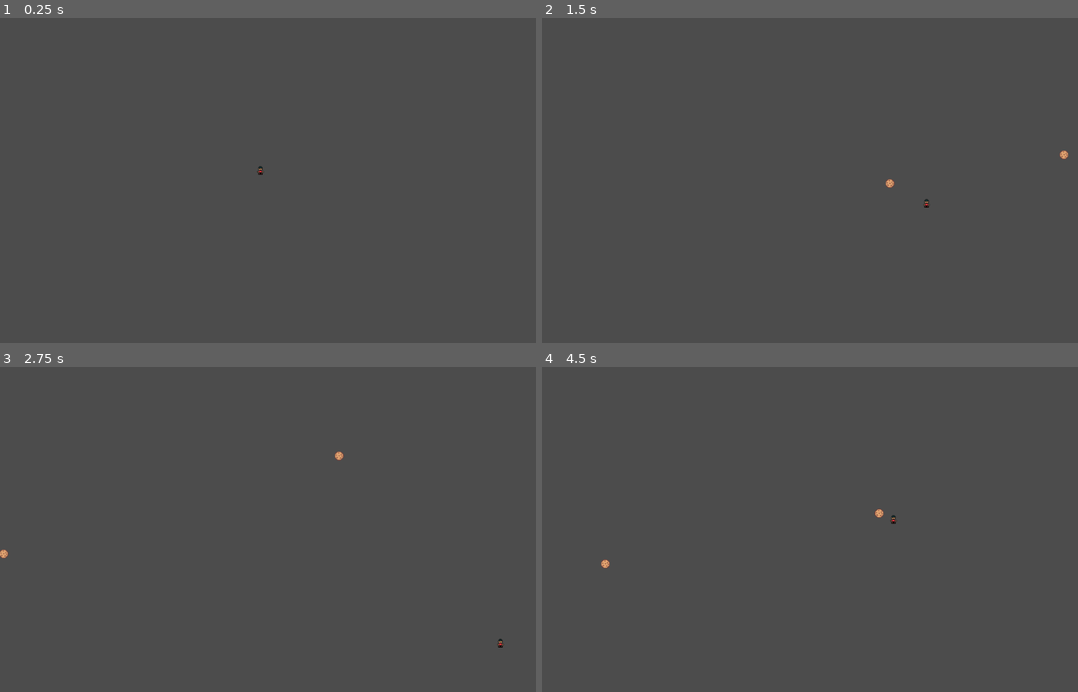
Above: before the commit, frames 1-4 (two rows, left to right).
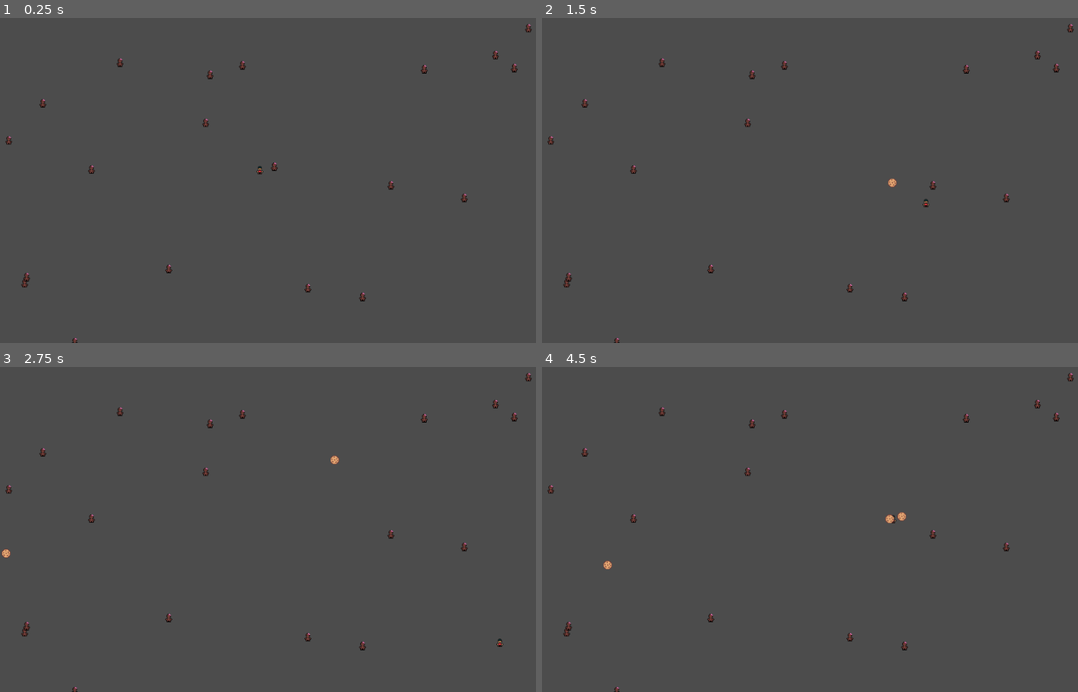
Above: after the commit, the same moments.

Repository: cznrhubarb/feliz-navidead
Game: Godot game, scene res://TestScene.tscn
Same seed, same stepped clock (60 frames per second), same inputs: the game is played once before the commit and once after it.
Inputs (mouse positions are in pixels of both pictures, inside the frame that each line leads up to):
- Up to frame 1 (0.25 s): no input
- Up to frame 2 (1.5 s): tap Enter at 0.5 s; move the mouse to (949, 161) at 0.52 s; press the mouse at (949, 161) at 0.53 s; hold D (move_right) 0.53-1.28 s; move the mouse to (713, 193) at 1.27 s; release the mouse at (713, 193) at 1.28 s; hold S (move_down) from 1.28 s (still down); click (713, 193) at 1.35 s
- Up to frame 3 (2.75 s): move the mouse to (337, 454) at 2.02 s; release S (move_down) at 2.03 s; press the mouse at (337, 454) at 2.03 s; hold D (move_right) from 2.03 s (still down)
- Up to frame 4 (4.5 s): move the mouse to (793, 594) at 2.77 s; release D (move_right) at 2.78 s; release the mouse at (793, 594) at 2.78 s; hold W (move_up) 2.78-3.53 s; click (793, 594) at 2.85 s; tap Space at 3.5 s; move the mouse to (992, 575) at 3.52 s; press the mouse at (992, 575) at 3.53 s; hold A (move_left) from 3.53 s (still down); move the mouse to (654, 477) at 4.27 s; release the mouse at (654, 477) at 4.28 s; click (654, 477) at 4.35 s

The runs differ from the first frame. In frame 1, 0.5% of the frame differs, in the area x 1-100%, y 1-100%; in frame 2, 0.5%; in frame 3, 0.5%; in frame 4, 0.6%.

Commit message:
Gingerbread men, collision, and bullet stacking

Diff:
--- a/Child.gd
+++ b/Child.gd
@@ -1,6 +1,7 @@
 extends KinematicBody2D
 
 export var Speed = 300
+var type = "child"
 
 func _physics_process(delta):
 	if Input.is_action_pressed("move_right"):
--- a/CookieBullet.gd
+++ b/CookieBullet.gd
@@ -1,8 +1,14 @@
 extends KinematicBody2D
 
 export var BulletSpeed = 500
+var type = "bullet"
 
 var direction = Vector2()
 
 func _physics_process(delta):
-	move_and_collide(direction * BulletSpeed * delta)
+	var collision_info = move_and_collide(direction * BulletSpeed * delta)
+	if collision_info:
+		var collider = collision_info.collider
+		if collider.type and collider.type == "enemy":
+			collider.queue_free()
+			queue_free()
--- a/CookieBullet.tscn
+++ b/CookieBullet.tscn
@@ -1,7 +1,10 @@
-[gd_scene load_steps=3 format=2]
+[gd_scene load_steps=4 format=2]
 
 [ext_resource path="res://CookieBullet.gd" type="Script" id=1]
 [ext_resource path="res://cookie.png" type="Texture" id=2]
+
+[sub_resource type="CircleShape2D" id=1]
+radius = 7.42278
 
 [node name="KinematicBody2D2" type="KinematicBody2D"]
 script = ExtResource( 1 )
@@ -11,3 +14,6 @@
 
 [node name="Sprite" type="Sprite" parent="."]
 texture = ExtResource( 2 )
+
+[node name="CollisionShape2D" type="CollisionShape2D" parent="."]
+shape = SubResource( 1 )
--- /dev/null
+++ b/GingerBreadMan.gd
@@ -0,0 +1,3 @@
+extends KinematicBody2D
+
+var type = "enemy"
--- a/GingerBreadMan.tscn
+++ b/GingerBreadMan.tscn
@@ -1,11 +1,19 @@
-[gd_scene load_steps=2 format=2]
+[gd_scene load_steps=4 format=2]
 
-[ext_resource path="res://ginger.png" type="Texture" id=1]
+[ext_resource path="res://GingerBreadMan.gd" type="Script" id=1]
+[ext_resource path="res://ginger.png" type="Texture" id=2]
+
+[sub_resource type="RectangleShape2D" id=1]
+extents = Vector2( 4.27496, 6.91256 )
 
 [node name="KinematicBody2D" type="KinematicBody2D"]
+script = ExtResource( 1 )
 __meta__ = {
 "_edit_group_": true
 }
 
 [node name="Sprite" type="Sprite" parent="."]
-texture = ExtResource( 1 )
+texture = ExtResource( 2 )
+
+[node name="CollisionShape2D" type="CollisionShape2D" parent="."]
+shape = SubResource( 1 )
--- a/GingerFactory.gd
+++ b/GingerFactory.gd
@@ -7,4 +7,4 @@
 		var ginger = ginger_scene.instance()
 		ginger.position = Vector2(rand_range(0, scene_size.x), rand_range(0, scene_size.y))
 		print(ginger.position)
-		get_owner().add_child(ginger)
+		add_child(ginger)
--- a/TestScene.tscn
+++ b/TestScene.tscn
@@ -1,13 +1,16 @@
-[gd_scene load_steps=4 format=2]
+[gd_scene load_steps=5 format=2]
 
 [ext_resource path="res://Child.gd" type="Script" id=1]
 [ext_resource path="res://child.png" type="Texture" id=2]
 [ext_resource path="res://GingerFactory.gd" type="Script" id=3]
 
+[sub_resource type="RectangleShape2D" id=1]
+extents = Vector2( 3.87338, 6.64243 )
+
 [node name="TestScene" type="Node2D"]
 
 [node name="Child" type="KinematicBody2D" parent="."]
-position = Vector2( 472.051, 285.679 )
+position = Vector2( 470.969, 285.408 )
 script = ExtResource( 1 )
 __meta__ = {
 "_edit_group_": true
@@ -16,5 +19,8 @@
 [node name="Sprite" type="Sprite" parent="Child"]
 texture = ExtResource( 2 )
 
+[node name="CollisionShape2D" type="CollisionShape2D" parent="Child"]
+shape = SubResource( 1 )
+
 [node name="GingerFactory" type="Node" parent="."]
 script = ExtResource( 3 )
